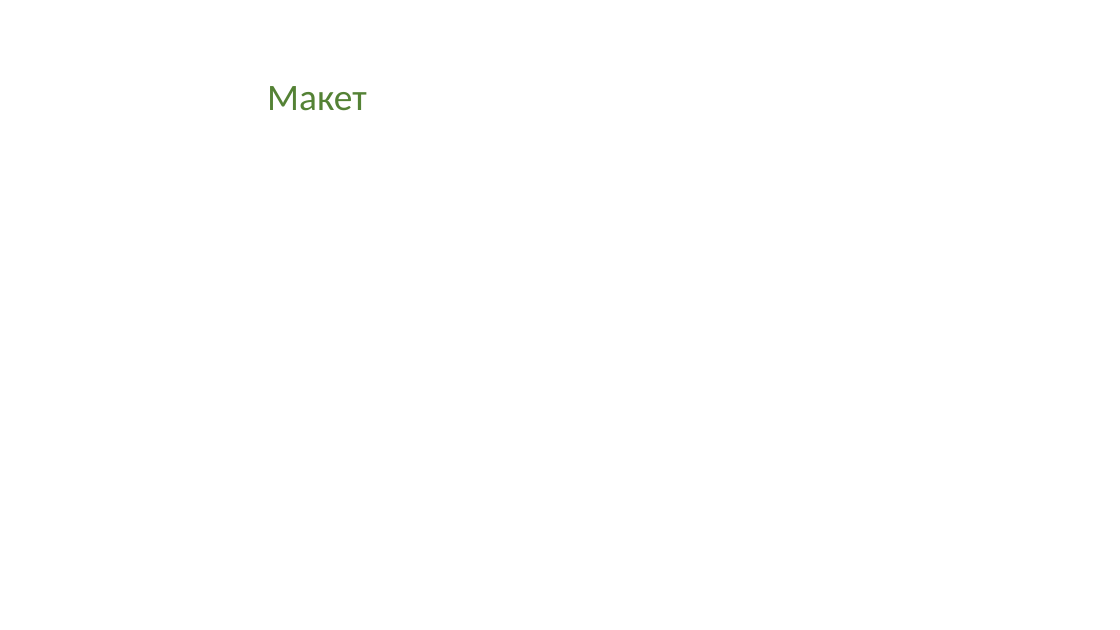
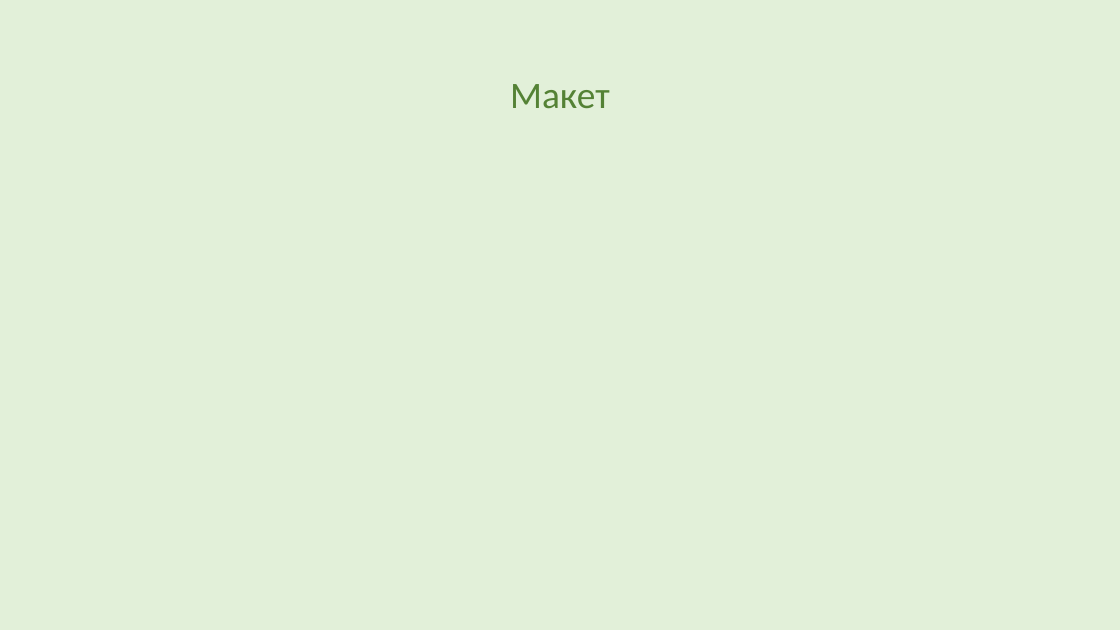
Before and after one commit to AkulinaDN/RoofPark, a slide deck: slide 9 of 10б Неумойчева презентация.pptm (slide 5 before the commit). Drawn at 1120x630 pixels with LibreOffice and Linux fonts; fonts in the diff are those of the drawing. Boxes give left, top, right and bottom in pixels: in the first picture for what was removed or moved away, otherwise in the second. Text is boxed around its words. In the diff, an @@ line names an element or a change of style, - is before the commit and + after.

```diff
--- a/10б Неумойчева презентация.pptm
+++ b/10б Неумойчева презентация.pptm
@@ background #FFFFFF to #E2F0D9 @@
@@ title "Макет": place and size @@
-title "Макет" at [267, 86, 367, 111]
+title "Макет" at [510, 84, 610, 109]
@@ title "Макет" at [510, 84, 610, 109]: alignment left to centre @@
```
Also in this commit, not shown: 4 other slides changed, 5 slides added, 10 other files.
